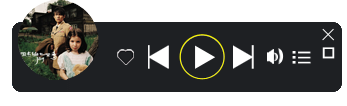
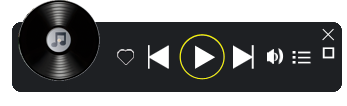
Revision of a layered 347x106 image; what changed, layer by layer:
added layer "LOGO图标" above "默认碟片" over [46, 27, 71, 52]
added layer "默认碟片" above "黄色进度条" over [19, 0, 100, 81]
